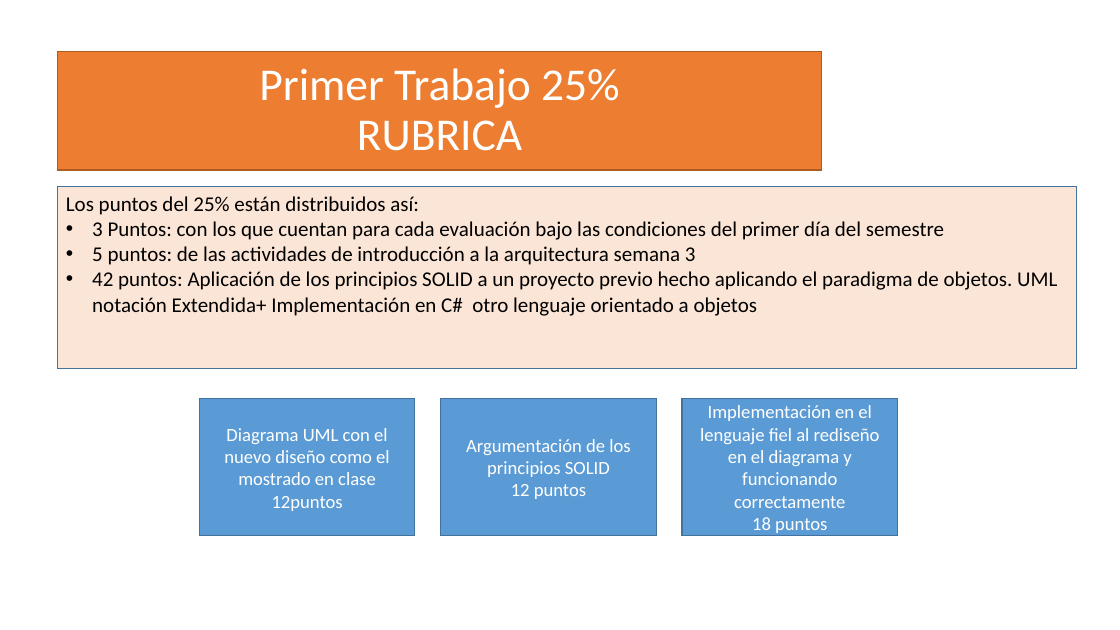
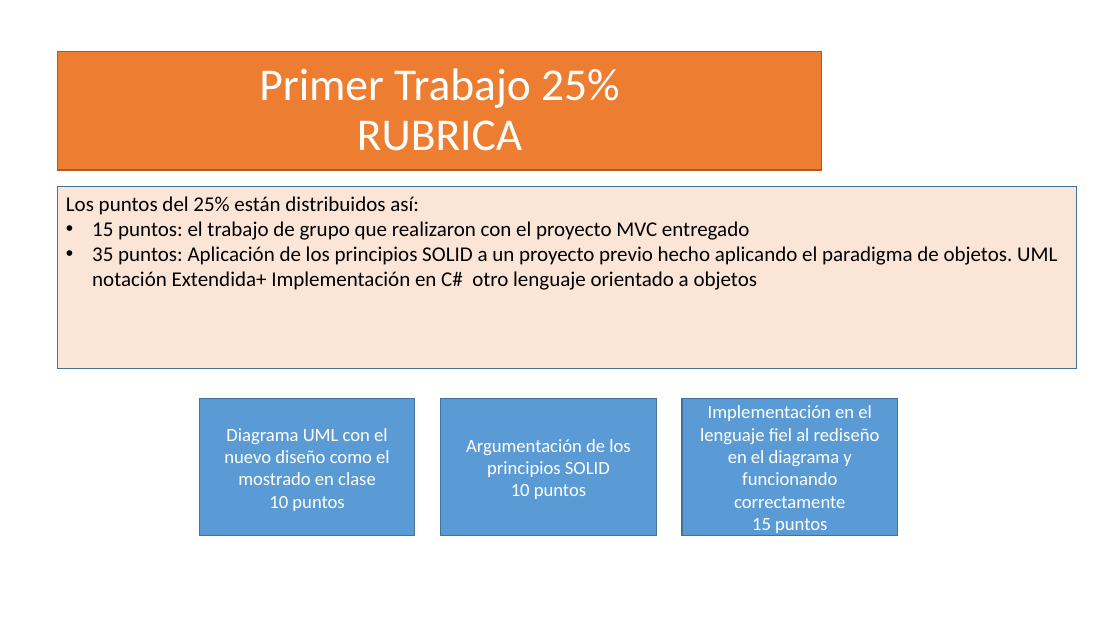
Before and after one commit to CesarLopez-Profe/Arquitectura-de-Software, a slide deck: slide 52 of Slides/3. Principios_SOLID.pptx. Drawn at 1120x630 pixels with LibreOffice and Linux fonts; fonts in the diff are those of the drawing; background and template pictures are left out. Boxes give left, top, right and bottom in pixels: in the first picture for what was removed or moved away, otherwise in the second. Text is boxed around its words. In the diff, an @@ line names an element or a change of style, - is before the commit and + after.

Commit message:
Cambio ppt SOLID rubrica 2026

```diff
--- a/Slides/3. Principios_SOLID.pptx
+++ b/Slides/3. Principios_SOLID.pptx
@@ text in rectangle at (92, 221, 1057, 290): text changed @@
-• 3 Puntos: con los que cuentan para cada evaluación bajo las condiciones del primer día del semestre
-• 5 puntos: de las actividades de introducción a la arquitectura semana 3
-• 42 puntos: Aplicación de los principios SOLID a un proyecto previo hecho aplicando el paradigma de objetos. UML notación Extendida+ Implementación en C# otro lenguaje orientado a objetos
+• 15 puntos: el trabajo de grupo que realizaron con el proyecto MVC entregado
+• 35 puntos: Aplicación de los principios SOLID a un proyecto previo hecho aplicando el paradigma de objetos. UML notación Extendida+ Implementación en C# otro lenguaje orientado a objetos
@@ text in rectangle at (269, 496, 344, 511): text changed @@
-12puntos
+10 puntos
@@ text in rectangle at (511, 484, 586, 499): text changed @@
-12 puntos
+10 puntos
@@ text in rectangle at (752, 518, 827, 536): text changed @@
-18 puntos
+15 puntos
```
Also in this commit, not shown: 1 other slide changed.
